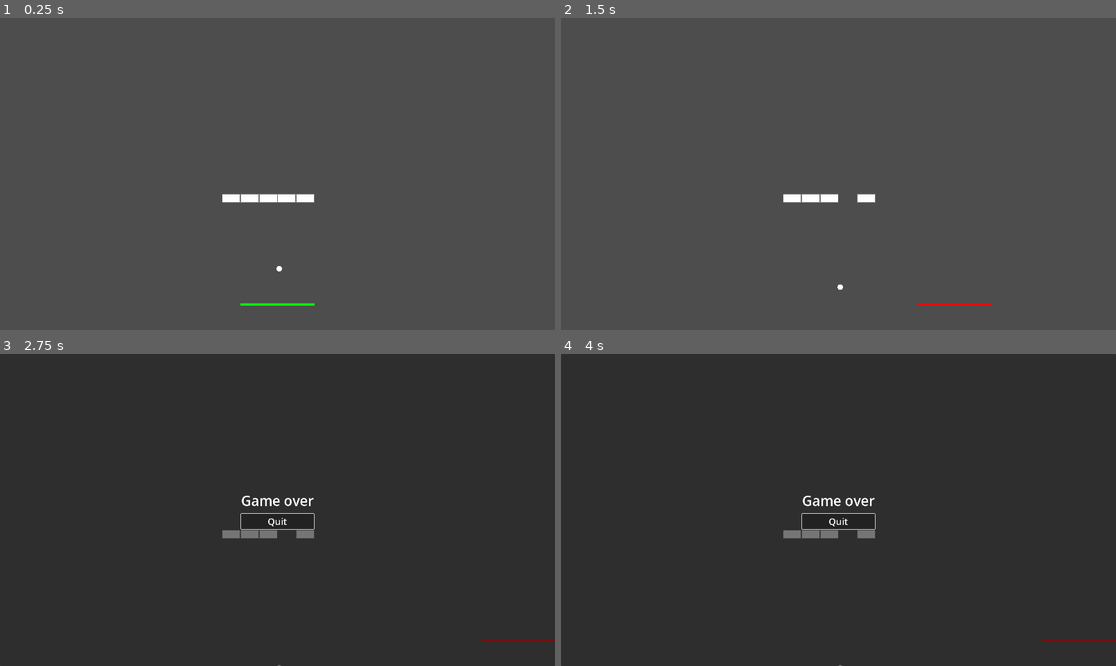
Above: before the commit, frames 1-4 (two rows, left to right).
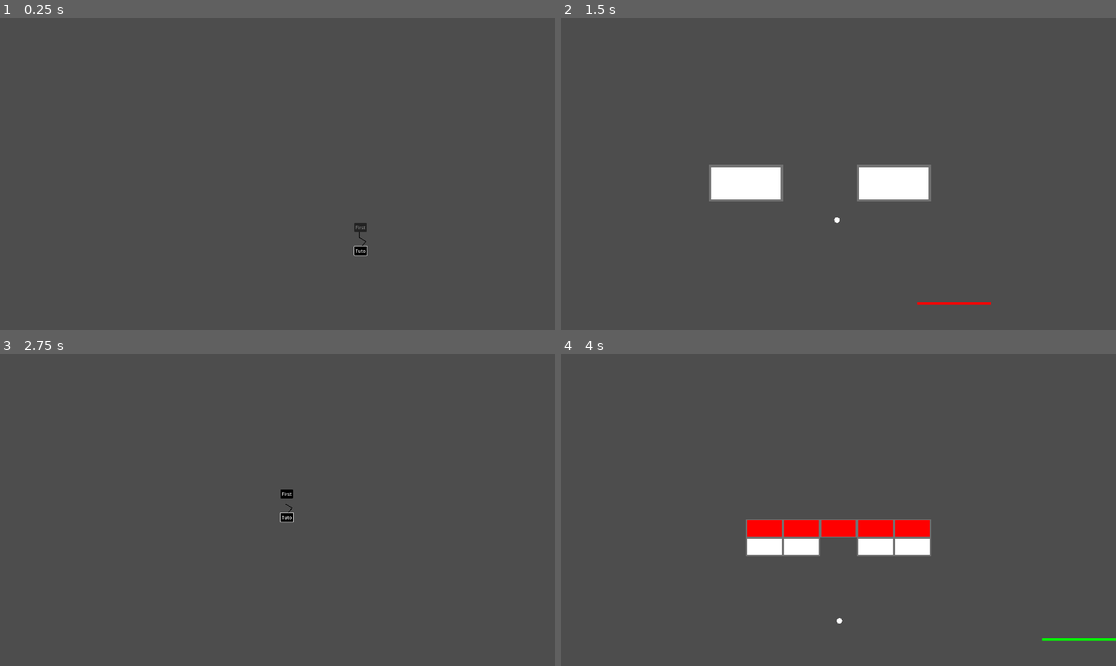
Above: after the commit, the same moments.

Repository: grizio/godot-samples
Game: Godot game, scene res://main.tscn
Same seed, same stepped clock (60 frames per second), same inputs: the game is played once before the commit and once after it. The project has no main scene, so this scene is started directly.
Inputs (mouse positions are in pixels of both pictures, inside the frame that each line leads up to):
- Up to frame 1 (0.25 s): no input
- Up to frame 2 (1.5 s): click (866, 198) at 0.5 s, where only the run after the commit has a clickable "Tuto"; tap Enter at 1.25 s; hold Right (right) from 1.28 s (still down); tap Space (change_variant) at 1.35 s
- Up to frame 3 (2.75 s): release Right (right) at 2.03 s; hold Down (down, bound only after the commit) from 2.03 s (still down)
- Up to frame 4 (4 s): release Down (down, bound only after the commit) at 2.75 s; click (849, 494) at 2.75 s, where only the run after the commit has a clickable "First"; hold Right (right) from 3.53 s (still down)

The runs differ from the first frame. In frame 1, 0.8% of the frame differs, in the area x 40-67%, y 56-93%; in frame 2, 3.6%; in frame 3, 100%; in frame 4, 100%, in the area x 0-100%, y 0-100%.

Commit message:
add world system

Diff:
--- a/brick-breaker/components/level/level.tscn
+++ b/brick-breaker/components/level/level.tscn
@@ -63,3 +63,6 @@
 
 [node name="AccelerationTimer" type="Timer" parent="." unique_id=75686271]
 autostart = true
+
+[node name="Camera2D" type="Camera2D" parent="." unique_id=430988970]
+position = Vector2(960, 544)
--- a/brick-breaker/globals/Inputs.gd
+++ b/brick-breaker/globals/Inputs.gd
@@ -2,4 +2,6 @@
 
 const left = "left"
 const right = "right"
+const up = "up"
+const down = "down"
 const change_variant = "change_variant"
--- a/brick-breaker/main.gd
+++ b/brick-breaker/main.gd
@@ -7,18 +7,25 @@
 
 var balls: Array[Ball] = []
 
-@onready var game_over: GameOver = $GameOver
-@onready var win: Win = $Win
-@onready var level: Level = $Level
+@onready var world: Node2D = $World
+
+var current_level: Level
 
 func _ready() -> void:
-    level.won.connect(_on_won)
-    level.lost.connect(_on_lost)
+    world.scene_selected.connect(_on_scene_selected)
+
+func _on_scene_selected(scene: PackedScene) -> void:
+    world.visible = false
+    current_level = scene.instantiate()
+    current_level.won.connect(_on_won)
+    current_level.lost.connect(_on_lost)
+    add_child(current_level)
 
 func _on_won() -> void:
-    win.visible = true
-    get_tree().paused = true
+    world.visible = true
+    world.enable_next()
+    current_level.queue_free()
 
 func _on_lost() -> void:
-    game_over.visible = true
-    get_tree().paused = true
+    world.visible = true
+    current_level.queue_free()
--- a/brick-breaker/main.tscn
+++ b/brick-breaker/main.tscn
@@ -1,18 +1,10 @@
 [gd_scene format=3 uid="uid://nouylujx4p6g"]
 
 [ext_resource type="Script" uid="uid://vmxt64n7u08p" path="res://main.gd" id="1_lquwl"]
-[ext_resource type="PackedScene" uid="uid://72p8pkdihvt6" path="res://world/level0.tscn" id="4_1bvp3"]
-[ext_resource type="PackedScene" uid="uid://bg6fc4buiy8t5" path="res://ui/game_over/game_over.tscn" id="6_7mycd"]
-[ext_resource type="PackedScene" uid="uid://ddgms2eh8wbj7" path="res://ui/win/win.tscn" id="7_272bh"]
+[ext_resource type="PackedScene" uid="uid://bd2mqn1l55poh" path="res://world/world/world.tscn" id="5_lquwl"]
 
 [node name="Node2D" type="Node2D" unique_id=891628590]
 script = ExtResource("1_lquwl")
 ball_acceleration = 100.0
 
-[node name="GameOver" parent="." unique_id=971348591 instance=ExtResource("6_7mycd")]
-visible = false
-
-[node name="Win" parent="." unique_id=605256013 instance=ExtResource("7_272bh")]
-visible = false
-
-[node name="Level" parent="." unique_id=727468240 instance=ExtResource("4_1bvp3")]
+[node name="World" parent="." unique_id=804923594 instance=ExtResource("5_lquwl")]
--- a/brick-breaker/project.godot
+++ b/brick-breaker/project.godot
@@ -36,6 +36,16 @@
 "events": [Object(InputEventKey,"resource_local_to_scene":false,"resource_name":"","device":-1,"window_id":0,"alt_press …(195 unchanged characters)…
 ]
 }
+up={
+"deadzone": 0.2,
+"events": [Object(InputEventKey,"resource_local_to_scene":false,"resource_name":"","device":-1,"window_id":0,"alt_pressed":false,"shift_pressed":false,"ctrl_pressed":false,"meta_pressed":false,"pressed":false,"keycode":0,"physical_keycode":4194320,"key_label":0,"unicode":0,"location":0,"echo":false,"script":null)
+]
+}
+down={
+"deadzone": 0.2,
+"events": [Object(InputEventKey,"resource_local_to_scene":false,"resource_name":"","device":-1,"window_id":0,"alt_pressed":false,"shift_pressed":false,"ctrl_pressed":false,"meta_pressed":false,"pressed":false,"keycode":0,"physical_keycode":4194322,"key_label":0,"unicode":0,"location":0,"echo":false,"script":null)
+]
+}
 change_variant={
 "deadzone": 0.2,
 "events": [Object(InputEventKey,"resource_local_to_scene":false,"resource_name":"","device":-1,"window_id":0,"alt_press …(191 unchanged characters)…
--- a/brick-breaker/ui/game_over/game_over.gd
+++ /dev/null
@@ -1,15 +0,0 @@
-class_name GameOver extends CanvasLayer
-
-@onready var quit: Button = %Quit
-
-func _ready() -> void:
-    visibility_changed.connect(_on_visibility_changed)
-    quit.pressed.connect(_on_quit)
-
-
-func _on_visibility_changed() -> void:
-    if visible:
-        quit.grab_focus()
-
-func _on_quit() -> void:
-    get_tree().quit()
--- a/brick-breaker/ui/game_over/game_over.tscn
+++ /dev/null
@@ -1,32 +0,0 @@
-[gd_scene format=3 uid="uid://bg6fc4buiy8t5"]
-
-[ext_resource type="Script" uid="uid://clvryxbvyegwa" path="res://ui/game_over/game_over.gd" id="1_cvna2"]
-
-[node name="GameOver" type="CanvasLayer" unique_id=971348591]
-process_mode = 3
-script = ExtResource("1_cvna2")
-
-[node name="PanelContainer" type="PanelContainer" parent="." unique_id=894098134]
-anchors_preset = 15
-anchor_right = 1.0
-anchor_bottom = 1.0
-grow_horizontal = 2
-grow_vertical = 2
-
-[node name="VBoxContainer" type="VBoxContainer" parent="PanelContainer" unique_id=300205222]
-layout_mode = 2
-size_flags_horizontal = 4
-size_flags_vertical = 4
-theme_override_constants/separation = 12
-
-[node name="Label" type="Label" parent="PanelContainer/VBoxContainer" unique_id=72049485]
-layout_mode = 2
-theme_override_font_sizes/font_size = 48
-text = "Game over"
-horizontal_alignment = 1
-
-[node name="Quit" type="Button" parent="PanelContainer/VBoxContainer" unique_id=1224589664]
-unique_name_in_owner = true
-layout_mode = 2
-theme_override_font_sizes/font_size = 32
-text = "Quit"
--- a/brick-breaker/ui/win/win.gd
+++ /dev/null
@@ -1,15 +0,0 @@
-class_name Win extends CanvasLayer
-
-@onready var quit: Button = %Quit
-
-func _ready() -> void:
-    visibility_changed.connect(_on_visibility_changed)
-    quit.pressed.connect(_on_quit)
-
-
-func _on_visibility_changed() -> void:
-    if visible:
-        quit.grab_focus()
-
-func _on_quit() -> void:
-    get_tree().quit()
--- a/brick-breaker/ui/win/win.tscn
+++ /dev/null
@@ -1,32 +0,0 @@
-[gd_scene format=3 uid="uid://ddgms2eh8wbj7"]
-
-[ext_resource type="Script" uid="uid://cfu7t2iayp1er" path="res://ui/win/win.gd" id="1_sgsqx"]
-
-[node name="Win" type="CanvasLayer" unique_id=605256013]
-process_mode = 3
-script = ExtResource("1_sgsqx")
-
-[node name="PanelContainer" type="PanelContainer" parent="." unique_id=889333329]
-anchors_preset = 15
-anchor_right = 1.0
-anchor_bottom = 1.0
-grow_horizontal = 2
-grow_vertical = 2
-
-[node name="VBoxContainer" type="VBoxContainer" parent="PanelContainer" unique_id=743484685]
-layout_mode = 2
-size_flags_horizontal = 4
-size_flags_vertical = 4
-theme_override_constants/separation = 12
-
-[node name="Label" type="Label" parent="PanelContainer/VBoxContainer" unique_id=189162849]
-layout_mode = 2
-theme_override_font_sizes/font_size = 48
-text = "Win!"
-horizontal_alignment = 1
-
-[node name="Quit" type="Button" parent="PanelContainer/VBoxContainer" unique_id=388685014]
-unique_name_in_owner = true
-layout_mode = 2
-theme_override_font_sizes/font_size = 32
-text = "Quit"
--- a/brick-breaker/world/level0.tscn
+++ b/brick-breaker/world/level0.tscn
@@ -7,4 +7,5 @@
 bricks = NodePath("Bricks")
 
 [node name="Bricks" parent="." index="4" unique_id=1649302324 instance=ExtResource("2_6ia15")]
-tile_map_data = PackedByteArray(0, 0, 12, 0, 19, 0, 0, 0, 0, 0, 0, 0, 1, 0, 13, 0, 19, 0, 0, 0, 0, 0, 0, 0, 1, 0, 14, 0, 19, 0, 0, 0, 0, 0, 0, 0, 1, 0, 15, 0, 19, 0, 0, 0, 0, 0, 0, 0, 1, 0, 16, 0, 19, 0, 0, 0, 0, 0, 0, 0, 1, 0)
+scale = Vector2(4, 4)
+tile_map_data = PackedByteArray(0, 0, 2, 0, 4, 0, 0, 0, 0, 0, 0, 0, 1, 0, 3, 0, 4, 0, 0, 0, 0, 0, 0, 0, 1, 0, 4, 0, 4, 0, 0, 0, 0, 0, 0, 0, 1, 0)
--- /dev/null
+++ b/brick-breaker/world/level1.tscn
@@ -0,0 +1,11 @@
+[gd_scene format=4 uid="uid://dfucnvshqc0ha"]
+
+[ext_resource type="PackedScene" uid="uid://byfgx0co06u0g" path="res://components/level/level.tscn" id="1_8exih"]
+[ext_resource type="PackedScene" uid="uid://c18sg0gfo3e1h" path="res://components/bricks.tscn" id="2_ew4qw"]
+
+[node name="Level" unique_id=727468240 node_paths=PackedStringArray("bricks") instance=ExtResource("1_8exih")]
+bricks = NodePath("Bricks")
+
+[node name="Bricks" parent="." index="4" unique_id=1649302324 instance=ExtResource("2_ew4qw")]
+scale = Vector2(2, 2)
+tile_map_data = PackedByteArray("AAAFAAoAAAAAAAAAAQAGAAoAAAAAAAAAAQAHAAoAAAAAAAAAAQAIAAoAAAAAAAAAAQAJAAoAAAAAAAAAAQAFAAkAAAAAAAAAAgAGAAkAAAAAAAAAAgAHAAkAAAAAAAAAAgAIAAkAAAAAAAAAAgAJAAkAAAAAAAAAAgA=")
--- /dev/null
+++ b/brick-breaker/world/world/world.gd
@@ -0,0 +1,36 @@
+class_name World extends Node2D
+
+signal scene_selected(scene: PackedScene)
+
+@onready var camera: Camera2D = $Camera2D
+
+var selected_item: WorldItem
+
+func _ready() -> void:
+    for child in get_children():
+        if child is WorldItem:
+            child.item_focused.connect(_on_item_focused)
+            child.item_pressed.connect(_on_item_pressed)
+
+    visibility_changed.connect(_on_visibility_changed)
+    _on_visibility_changed()
+
+func _on_item_focused(world_item: WorldItem) -> void:
+    camera.global_position = world_item.global_position
+
+func _on_item_pressed(item: WorldItem) -> void:
+    selected_item = item
+    scene_selected.emit(item.scene)
+
+func _on_visibility_changed() -> void:
+    if visible:
+        camera.enabled = true
+        for child in get_children():
+            if child is WorldItem:
+                child.grab_focus()
+                return
+    else:
+        camera.enabled = false
+
+func enable_next() -> void:
+    selected_item.enable_next()
--- /dev/null
+++ b/brick-breaker/world/world/world.tscn
@@ -0,0 +1,38 @@
+[gd_scene format=3 uid="uid://bd2mqn1l55poh"]
+
+[ext_resource type="Script" uid="uid://ww24u8vcw0uc" path="res://world/world/world.gd" id="1_1tbfg"]
+[ext_resource type="PackedScene" uid="uid://bnscgobeq8sgd" path="res://world/world/world_item.tscn" id="1_jxir3"]
+[ext_resource type="PackedScene" uid="uid://72p8pkdihvt6" path="res://world/level0.tscn" id="2_bcrbt"]
+[ext_resource type="PackedScene" uid="uid://dfucnvshqc0ha" path="res://world/level1.tscn" id="3_wuxkr"]
+
+[node name="World" type="Node2D" unique_id=804923594]
+script = ExtResource("1_1tbfg")
+
+[node name="Line2D" type="Line2D" parent="." unique_id=943379471]
+points = PackedVector2Array(1001, 930, 1020, 907, 997, 893, 997, 862)
+width = 2.0
+default_color = Color(0, 0, 0, 1)
+
+[node name="Tuto" parent="." unique_id=47026659 node_paths=PackedStringArray("up") instance=ExtResource("1_jxir3")]
+offset_left = 980.0
+offset_top = 924.0
+offset_right = 1024.0
+offset_bottom = 955.0
+text = "Tuto"
+scene = ExtResource("2_bcrbt")
+label = "Tuto"
+up = NodePath("../First")
+
+[node name="First" parent="." unique_id=1624952315 node_paths=PackedStringArray("down") instance=ExtResource("1_jxir3")]
+offset_left = 980.0
+offset_top = 843.0
+offset_right = 1023.0
+offset_bottom = 874.0
+disabled = true
+text = "First"
+scene = ExtResource("3_wuxkr")
+label = "First"
+down = NodePath("../Tuto")
+
+[node name="Camera2D" type="Camera2D" parent="." unique_id=2114130209]
+position_smoothing_enabled = true
--- /dev/null
+++ b/brick-breaker/world/world/world_item.gd
@@ -0,0 +1,55 @@
+@tool
+class_name WorldItem extends Button
+
+signal item_focused(item: WorldItem)
+signal item_pressed(item: WorldItem)
+
+@export var scene: PackedScene
+@export var label: String = "":
+    set(value):
+        label = value
+        text = value
+
+@export var up: WorldItem = null
+@export var left: WorldItem = null
+@export var right: WorldItem = null
+@export var down: WorldItem = null
+
+func _ready() -> void:
+    text = label
+    pressed.connect(_on_pressed)
+    focus_entered.connect(_on_focus_entered)
+
+func _on_pressed() -> void:
+    item_pressed.emit(self )
+
+func _on_focus_entered() -> void:
+    item_focused.emit(self )
+
+func _input(event: InputEvent) -> void:
+    if not is_visible_in_tree():
+        release_focus()
+        return
+
+    if event.is_action_pressed(Inputs.left):
+        if left != null && not left.disabled:
+            left.grab_focus()
+    elif event.is_action_pressed(Inputs.right):
+        if right != null && not right.disabled:
+            right.grab_focus()
+    elif event.is_action_pressed(Inputs.up):
+        if up != null && not up.disabled:
+            up.grab_focus()
+    elif event.is_action_pressed(Inputs.down):
+        if down != null && not down.disabled:
+            down.grab_focus()
+
+func enable_next() -> void:
+    if left != null:
+        left.disabled = false
+    if right != null:
+        right.disabled = false
+    if up != null:
+        up.disabled = false
+    if down != null:
+        down.disabled = false
--- /dev/null
+++ b/brick-breaker/world/world/world_item.tscn
@@ -0,0 +1,34 @@
+[gd_scene format=3 uid="uid://bnscgobeq8sgd"]
+
+[ext_resource type="Script" uid="uid://pepcewih1lbt" path="res://world/world/world_item.gd" id="1_a0k0e"]
+
+[sub_resource type="StyleBoxFlat" id="StyleBoxFlat_a0k0e"]
+content_margin_left = 4.0
+content_margin_top = 4.0
+content_margin_right = 4.0
+content_margin_bottom = 4.0
+bg_color = Color(0, 0, 0, 1)
+corner_radius_top_left = 3
+corner_radius_top_right = 3
+corner_radius_bottom_right = 3
+corner_radius_bottom_left = 3
+corner_detail = 5
+
+[sub_resource type="StyleBoxFlat" id="StyleBoxFlat_vt3so"]
+content_margin_left = 4.0
+content_margin_top = 4.0
+content_margin_right = 4.0
+content_margin_bottom = 4.0
+bg_color = Color(0.13803378, 0.13803375, 0.13803375, 1)
+corner_radius_top_left = 3
+corner_radius_top_right = 3
+corner_radius_bottom_right = 3
+corner_radius_bottom_left = 3
+corner_detail = 5
+
+[node name="WorldItem" type="Button" unique_id=47026659]
+offset_right = 8.0
+offset_bottom = 23.0
+theme_override_styles/normal = SubResource("StyleBoxFlat_a0k0e")
+theme_override_styles/disabled = SubResource("StyleBoxFlat_vt3so")
+script = ExtResource("1_a0k0e")
Not shown, removed: brick-breaker/ui/game_over/game_over.gd.uid
Not shown, removed: brick-breaker/ui/win/win.gd.uid
Not shown, added: brick-breaker/world/world/world.gd.uid
Not shown, added: brick-breaker/world/world/world_item.gd.uid
